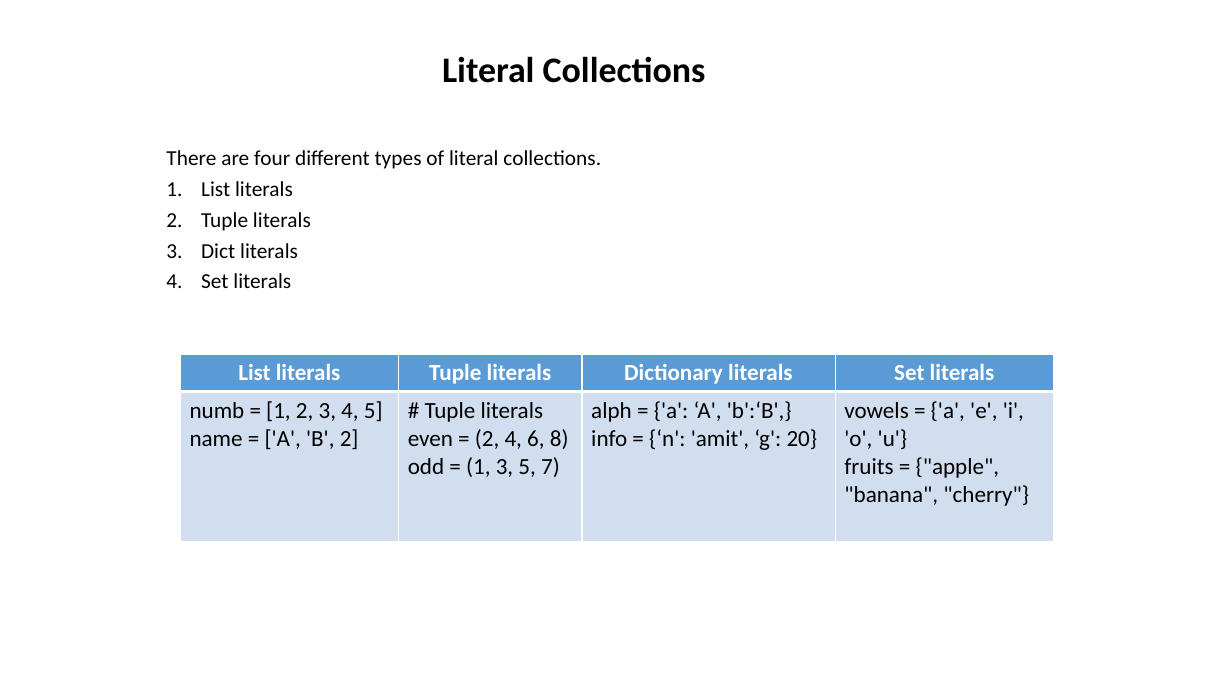
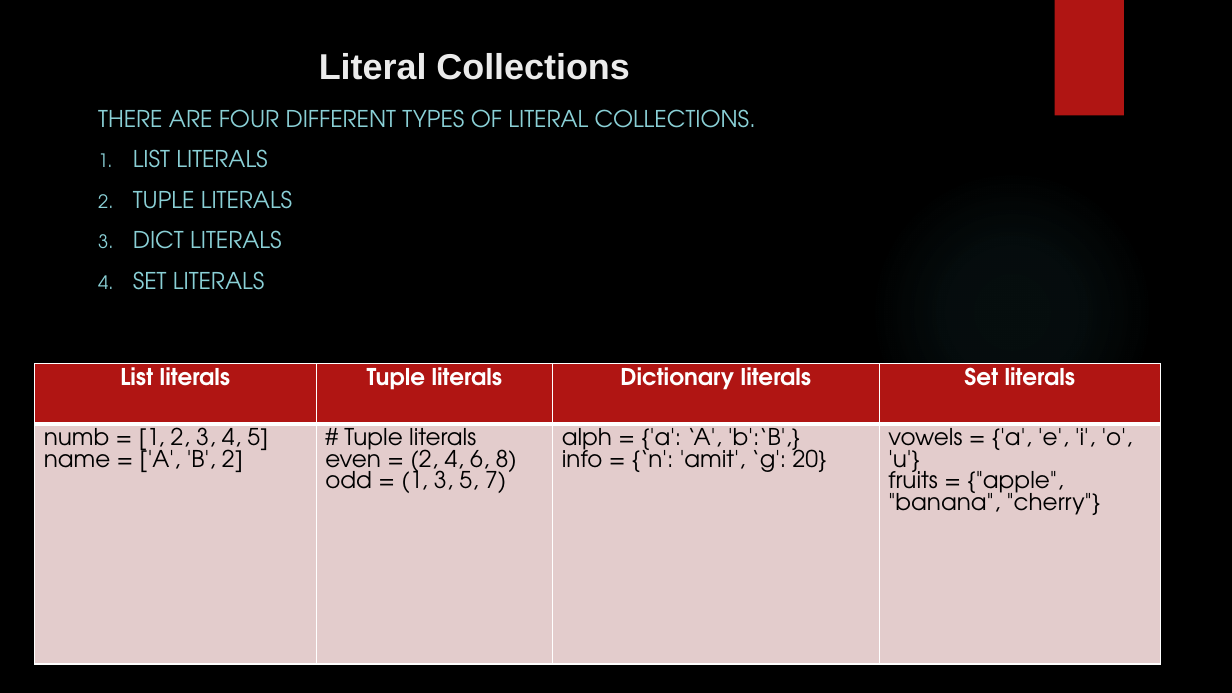
Before and after one commit to tauovir/Materials, a slide deck: slide 7 of Python Session/Python_9_may.pptx. Drawn at 1232x693 pixels with LibreOffice and Linux fonts; fonts in the diff are those of the drawing; background and template pictures are left out. Boxes give left, top, right and bottom in pixels: in the first picture for what was removed or moved away, otherwise in the second. Text is boxed around its words. In the diff, an @@ line names an element or a change of style, - is before the commit and + after.

```diff
--- a/Python Session/Python_9_may.pptx
+++ b/Python Session/Python_9_may.pptx
@@ background #FFFFFF to picture (left out) @@
@@ title "Literal Collections": place and size @@
-title "Literal Collections" at [442, 56, 706, 83]
+title "Literal Collections" at [319, 53, 629, 80]
@@ title "Literal Collections" at [319, 53, 629, 80]: font Calibri to Arial, text colour #000000 to #EBEBEB; alignment centre to left; line spacing 0.9 to 1 @@
@@ rectangle added at [1055, 0, 1124, 116], fill #B01513 @@
@@ subtitle at [98, 109, 756, 290]: text changed; size 16.6 to 18 pt; font Calibri to TeX Gyre Adventor; text colour #000000 to #8AD0D6 @@
-There are four different types of literal collections.
-1. List literals
-2. Tuple literals
-3. Dict literals
-4. Set literals
+THERE ARE FOUR DIFFERENT TYPES OF LITERAL COLLECTIONS.
+1. LIST LITERALS
+2. TUPLE LITERALS
+3. DICT LITERALS
+4. SET LITERALS
@@ ellipse added at [870, 169, 1154, 454], fill gradient #50B9C1 @@
@@ table at [34, 363, 1161, 664] @@
@@ fill #5B9BD5 to #B01513 in row 1 @@
@@ fill #D2DEEF to #E4CCCC in row 2 @@
@@ font Calibri to TeX Gyre Adventor @@
@@ table: place and size @@
-table at [180, 354, 1054, 542]
+table at [34, 363, 1161, 664]
```
Also in this commit, not shown: 6 other slides changed, 1 slide added, 2 other files.
